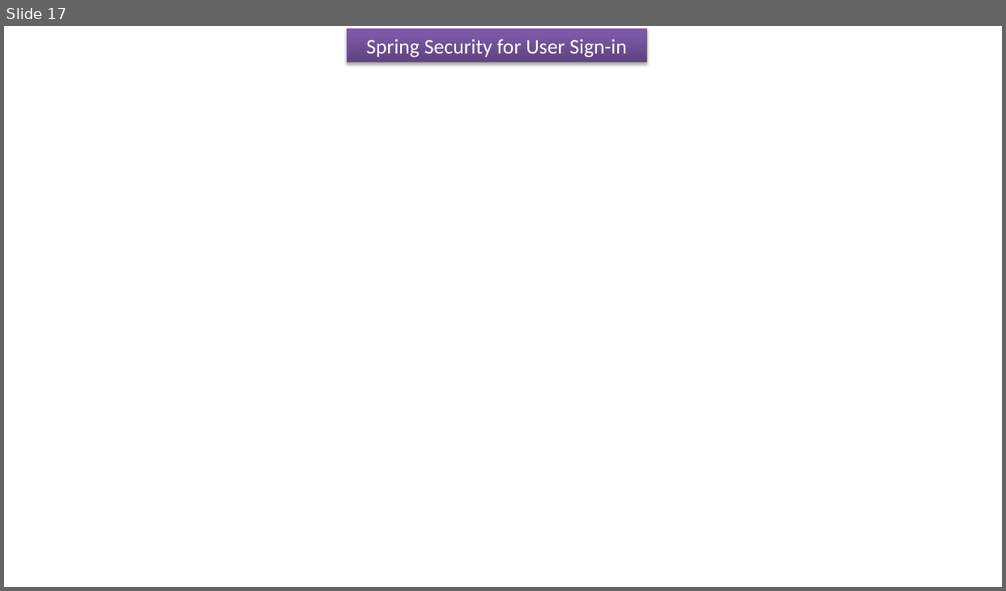
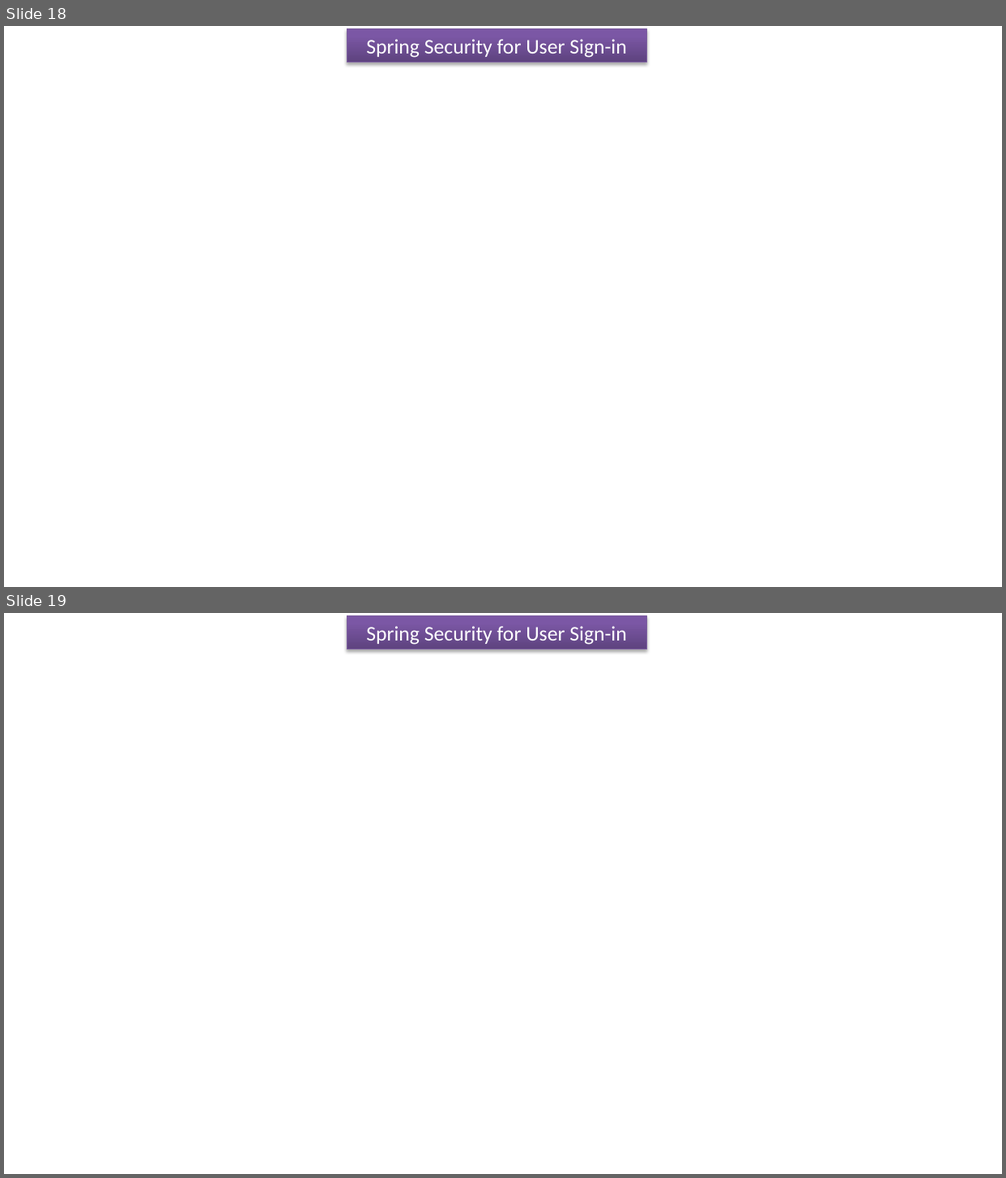
Before and after one commit to ramram43210/Java_2021, a slide deck: Java_2021/SpringBoot_Signup_Signin/User_Signin_Signup_Security.pptx. Shown one above the other, each under a label of ours: slide 17 before the commit, slides 18 and 19 after it. The pictures are 1006x591 and 1006x1178 pixels, drawn with LibreOffice and Linux fonts; fonts in the diff are those of the drawing. Boxes give left, top, right and bottom in pixels: in the first picture for what was removed or moved away, otherwise in the second. Text is boxed around its words. In the diff, an @@ line names an element or a change of style, - is before the commit and + after.

```diff
--- a/Java_2021/SpringBoot_Signup_Signin/User_Signin_Signup_Security.pptx
+++ b/Java_2021/SpringBoot_Signup_Signin/User_Signin_Signup_Security.pptx
@@ slide 19 added at (4, 613, 1002, 1174), background #FFFFFF @@
@@ rectangle added at (347, 616, 646, 649), fill gradient #5F4480 to #7B58A6 to #7C57A8, outline #7D60A0 0.75 pt, 20 pt, text #FFFFFF @@
+Spring Security for User Sign-in
@@ what was slide 17 is now slide 18 @@
```
Also in this commit, not shown: 1 other slide added, 2 other files.
